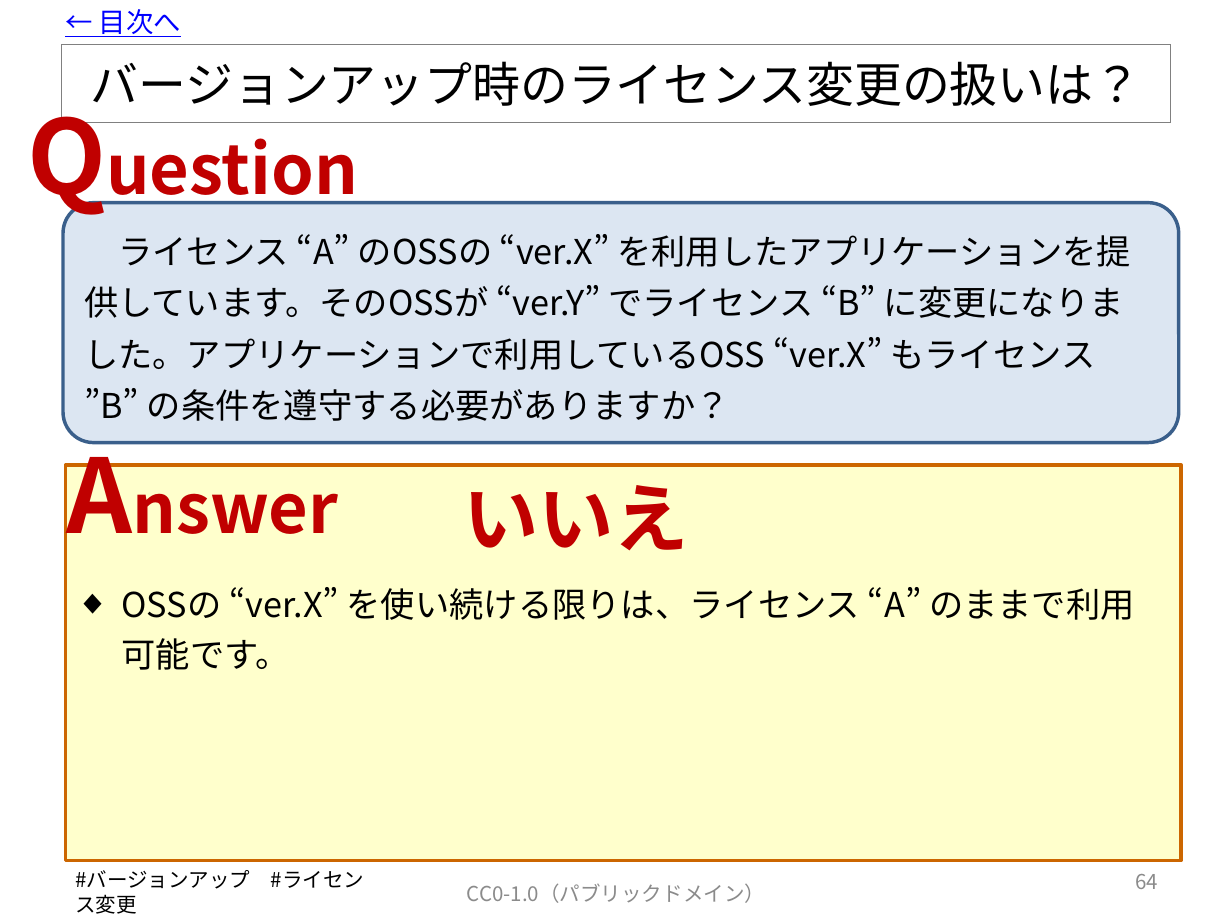
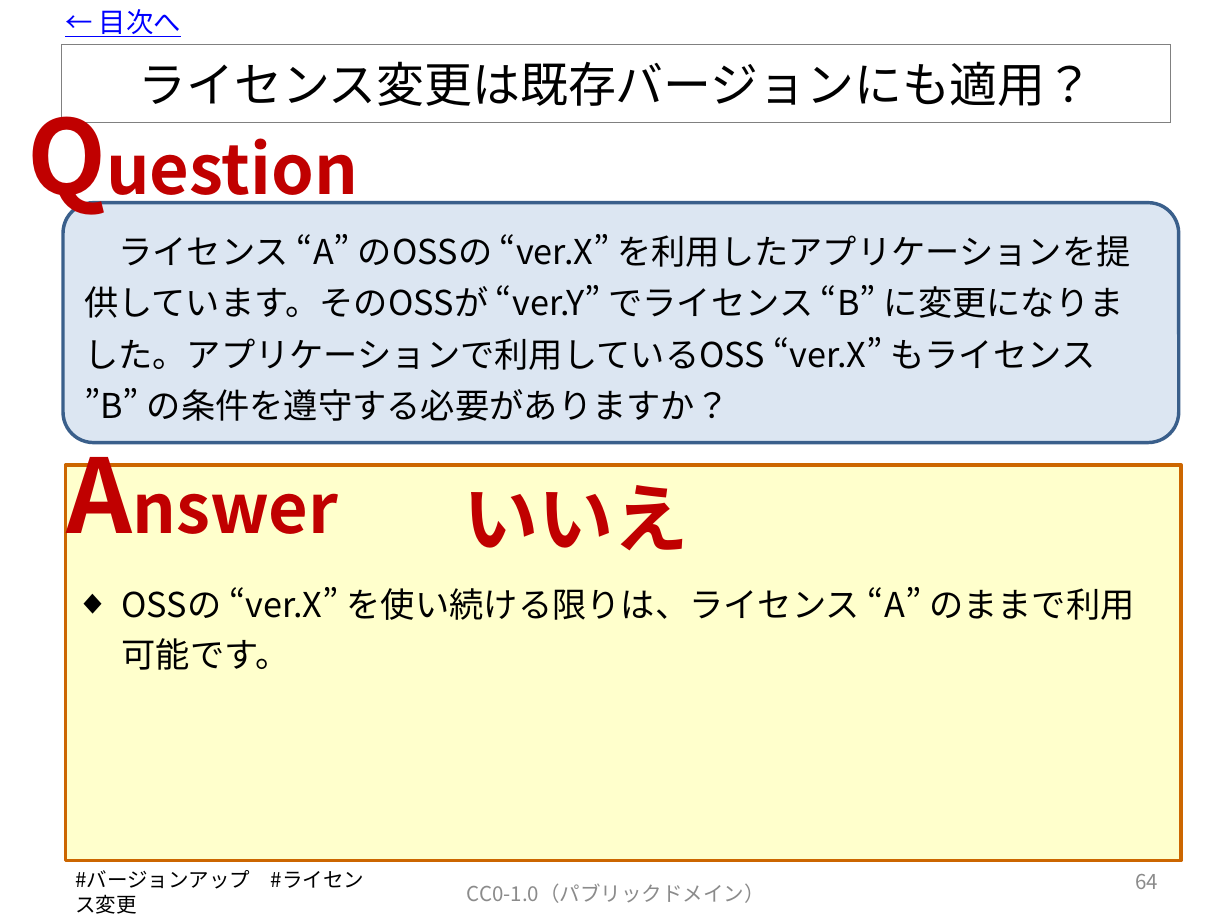
Before and after one commit to OpenChain-Project/OpenChain-JWG, a slide deck: slide 64 of Education_Material/FAQ/OSSライセンス関連でよくある誤解_CC0.pptx. Drawn at 1232x924 pixels with LibreOffice and Linux fonts; fonts in the diff are those of the drawing. Boxes give left, top, right and bottom in pixels: in the first picture for what was removed or moved away, otherwise in the second. Text is boxed around its words. In the diff, an @@ line names an element or a change of style, - is before the commit and + after.

```diff
--- a/Education_Material/FAQ/OSSライセンス関連でよくある誤解_CC0.pptx
+++ b/Education_Material/FAQ/OSSライセンス関連でよくある誤解_CC0.pptx
@@ title at (x1=139, y1=61, x2=1094, y2=106): text changed @@
-バージョンアップ時のライセンス変更の扱いは？
+ライセンス変更は既存バージョンにも適用？
```
Also in this commit, not shown: 3 other slides changed, 4 other files.
